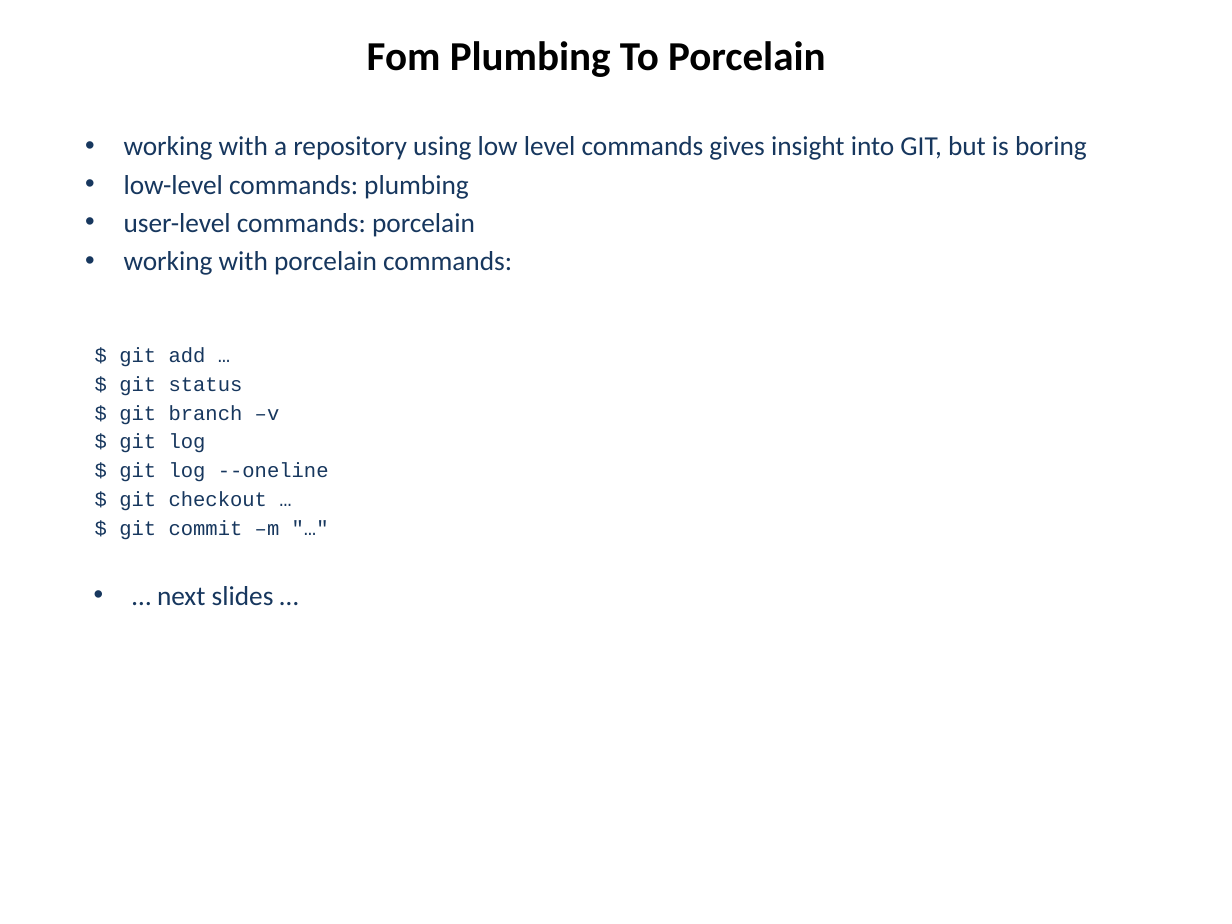
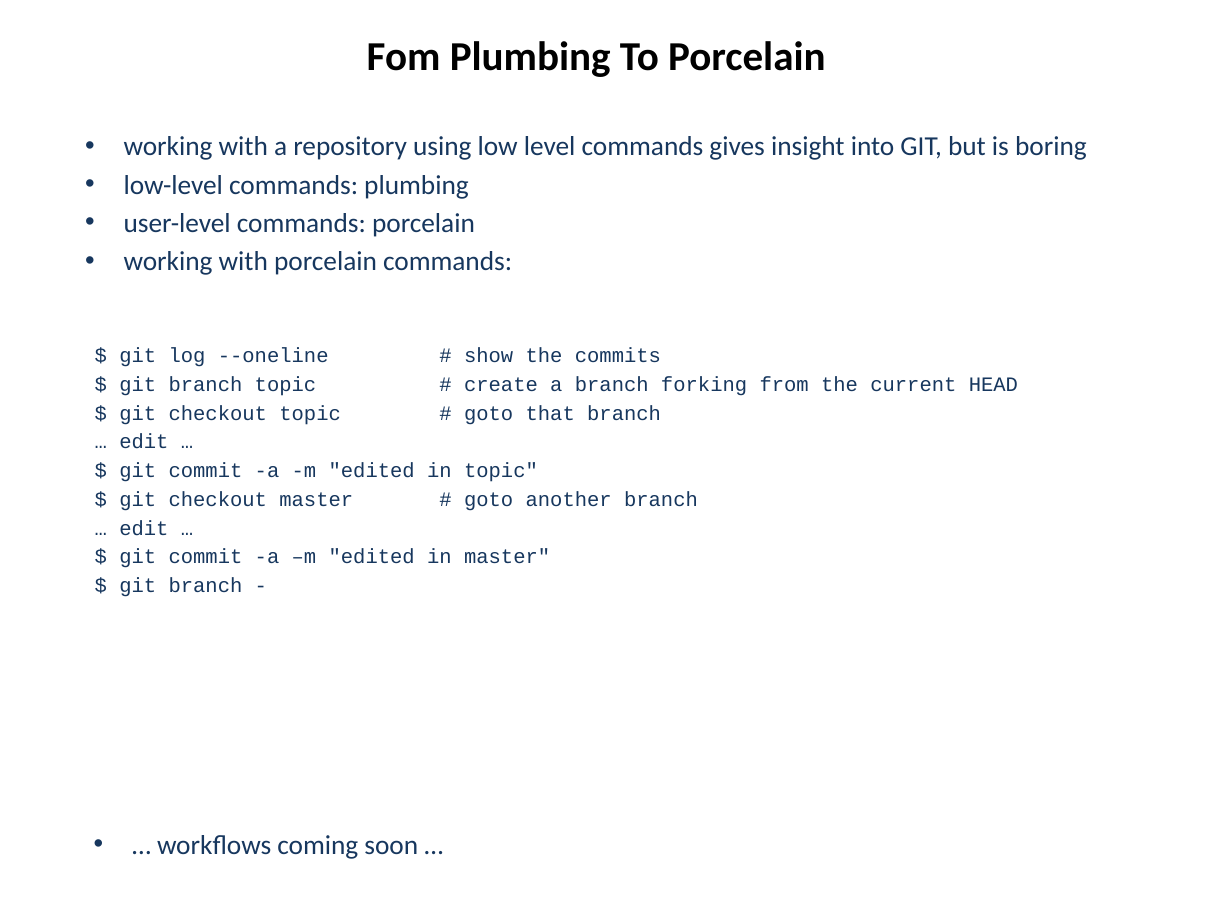
Before and after one commit to hanbei/git_tutorial, a slide deck: slide 15 of architektur.pptx. Drawn at 1232x924 pixels with LibreOffice and Linux fonts; fonts in the diff are those of the drawing. Boxes give left, top, right and bottom in pixels: in the first picture for what was removed or moved away, otherwise in the second. Text is boxed around its words. In the diff, an @@ line names an element or a change of style, - is before the commit and + after.

```diff
--- a/architektur.pptx
+++ b/architektur.pptx
@@ text at <box>119,347,1018,597</box>: text changed @@
-$ git add …
-$ git status
-$ git branch –v
-$ git log
-$ git log --oneline
-$ git checkout …
-$ git commit –m "…"
+$ git log --oneline # show the commits
+$ git branch topic # create a branch forking from the current HEAD
+$ git checkout topic # goto that branch
+… edit …
+$ git commit -a -m "edited in topic"
+$ git checkout master # goto another branch
+… edit …
+$ git commit -a –m "edited in master"
+$ git branch -
@@ text removed at <box>157,586,274,606</box> @@
-• … next slides …
@@ text added at <box>157,835,418,859</box>, 16 pt, text #17375E @@
+• … workflows coming soon …
```
Also in this commit, not shown: 8 other slides changed, 1 slide added, 1 slide removed, 1 other file.
